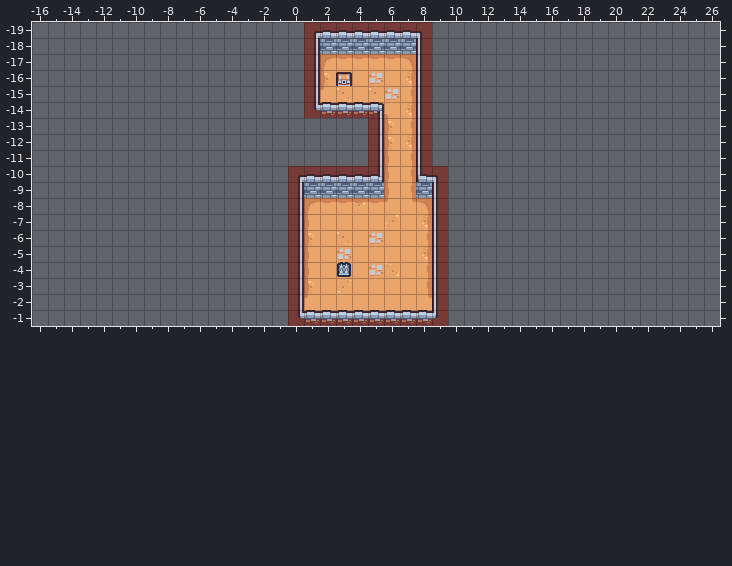
Two states of a Tiled map, Assets/TilemapGame/Tilemap.tmx. This is how it looked before the edit.
Cells are 16x16 px. Shown: x -16..26, y -19..-1.
The same view after the edit:
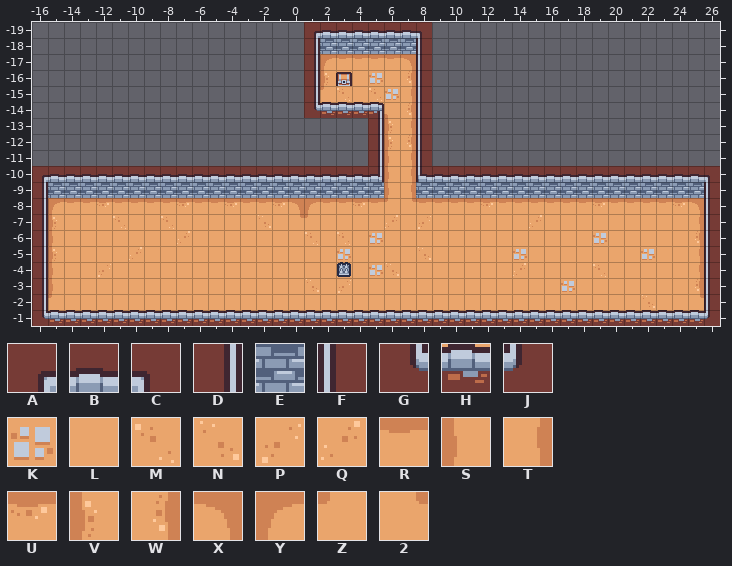
Key: from "TinyDungeon_Tileset": A 1, B 2, C 3, D 13, E 14, F 15, G 25, H 26, J 27, K 42, L 48, M 49, N 49 turned 180, P 49 turned 270, Q 49 turned 90, R 50, S 50 turned 270, T 50 turned 90, U 51, V 51 turned 270, W 51 turned 90, X 52, Y 52 turned 270, Z 53, 2 53 turned 90.
_ is an empty cell.
Diff:
Layer "Environment":
The edit turns tile D into tile 2 in row -7 at x 0.
There is now tile 2 in row -2 at x 25.
There is now tile A in row -10 at x -16.
The edit turns tile A into tile B in row -10 at x 0.
The edit turns tile C into tile B in row -10 at x 9.
There is now tile B in row -10 at x -15 to -1 and 10 to 25.
There is now tile C in row -10 at x 26.
There is now tile D in rows -9 to -2 at x -16.
The edit turns tile D into tile E in row -9 at x 0.
The edit turns tile F into tile E in row -9 at x 9.
There is now tile E in row -9 at x -15 to -1 and 10 to 25.
There is now tile F in rows -9 to -2 at x 26.
There is now tile G in row -1 at x -16.
The edit turns tile G into tile H in row -1 at x 0.
The edit turns tile J into tile H in row -1 at x 9.
There is now tile H in row -1 at x -15 to -1 and 10 to 25.
There is now tile J in row -1 at x 26.
There is now tile K in row -6 at x 19; in row -5 at x 14 and 22; in row -3 at x 17.
The edit turns tile 2 into tile L in row -2 at x 8.
The edit turns tile D into tile L in rows -6 to -2 at x 0.
The edit turns tile F into tile L in rows -7 to -2 at x 9.
The edit turns tile S into tile L in rows -5 to -4 at x 1.
The edit turns tile T into tile L in row -6 at x 8; in rows -4 to -3 at x 8.
The edit turns tile Z into tile L in row -2 at x 1.
There is now tile L in row -7 at x -14 to -12, -10 to -9, -7 to -3, -1, 10 to 14 and 16 to 24; in row -6 at x -14 to -8, -6 to -1, 10 to 18 and 20 to 24; in row -5 at x -14 to -11, -9 to -1, 10 to 13, 15 to 21 and 23 to 24; in row -4 at x -14 to -13, -11 to -1, 10 to 13, 15 to 18 and 20 to 24; in row -3 at x -14 to -1, 10 to 16 and 18 to 24; in row -2 at x -14 to -1, 10 to 21 and 23 to 24.
The edit turns tile V into tile M in row -6 at x 1.
There is now tile M in row -7 at x -11 and -8; in row -4 at x 19.
The edit turns tile V into tile N in row -3 at x 1.
The edit turns tile W into tile N in row -5 at x 8.
There is now tile N in row -7 at x -2; in row -2 at x 22.
The edit turns tile W into tile P in row -7 at x 8.
There is now tile P in row -4 at x -12.
There is now tile Q in row -7 at x 15; in row -6 at x -7; in row -5 at x -10; in row -4 at x 14.
The edit turns tile F into tile R in row -8 at x 9.
The edit turns tile X into tile R in row -8 at x 8.
There is now tile R in row -8 at x -14 to -13, -11 to -8, -6 to -5, -3 to -2, 10 to 11, 13 to 18 and 20 to 23.
There is now tile S in row -6 at x -15; in rows -4 to -3 at x -15.
There is now tile T in row -7 at x 25; in rows -5 to -4 at x 25.
There is now tile U in row -8 at x -12, -7, -4, -1, 12, 19 and 24.
There is now tile V in row -7 at x -15; in row -5 at x -15.
There is now tile W in row -6 at x 25; in row -3 at x 25.
The edit turns tile D into tile X in row -8 at x 0.
There is now tile X in row -8 at x 25.
There is now tile Y in row -8 at x -15.
The edit turns tile S into tile Z in row -7 at x 1.
There is now tile Z in row -2 at x -15.
Changed places in both pictures, as pixel boxes (x1, y1, x2, y2):
changed: (32, 166, 319, 326)
changed: (418, 166, 720, 326)
